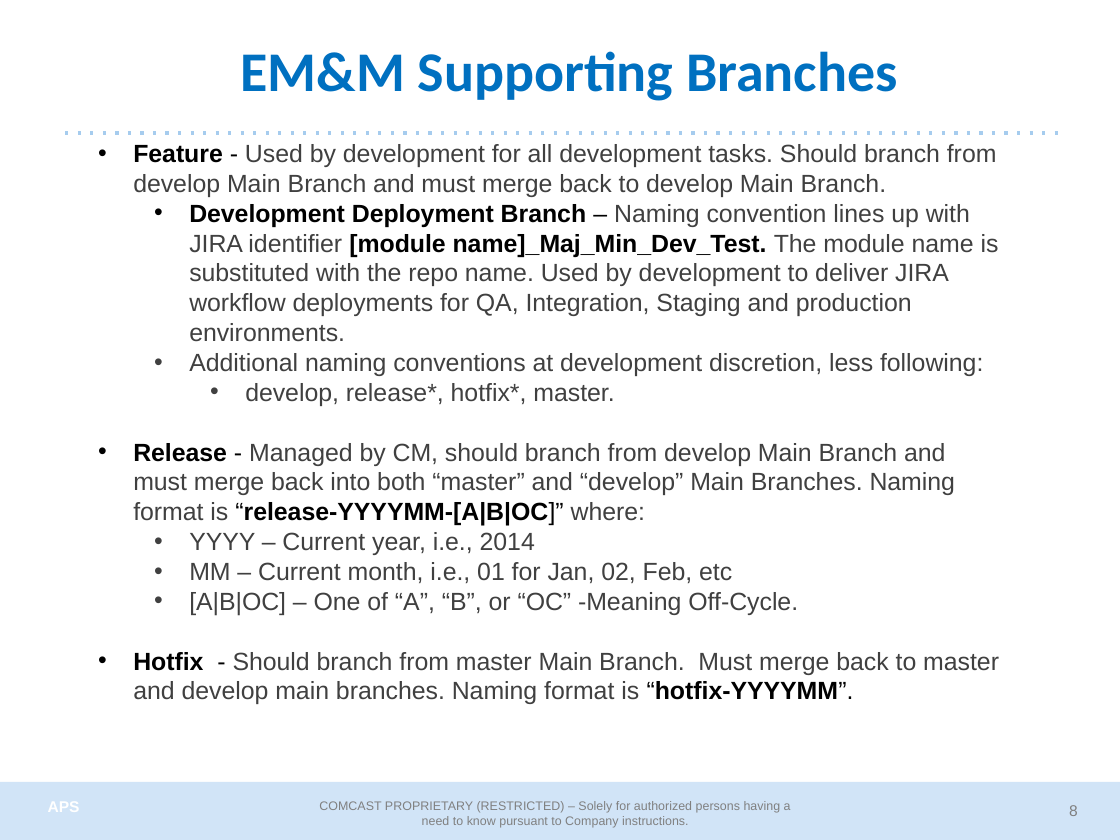
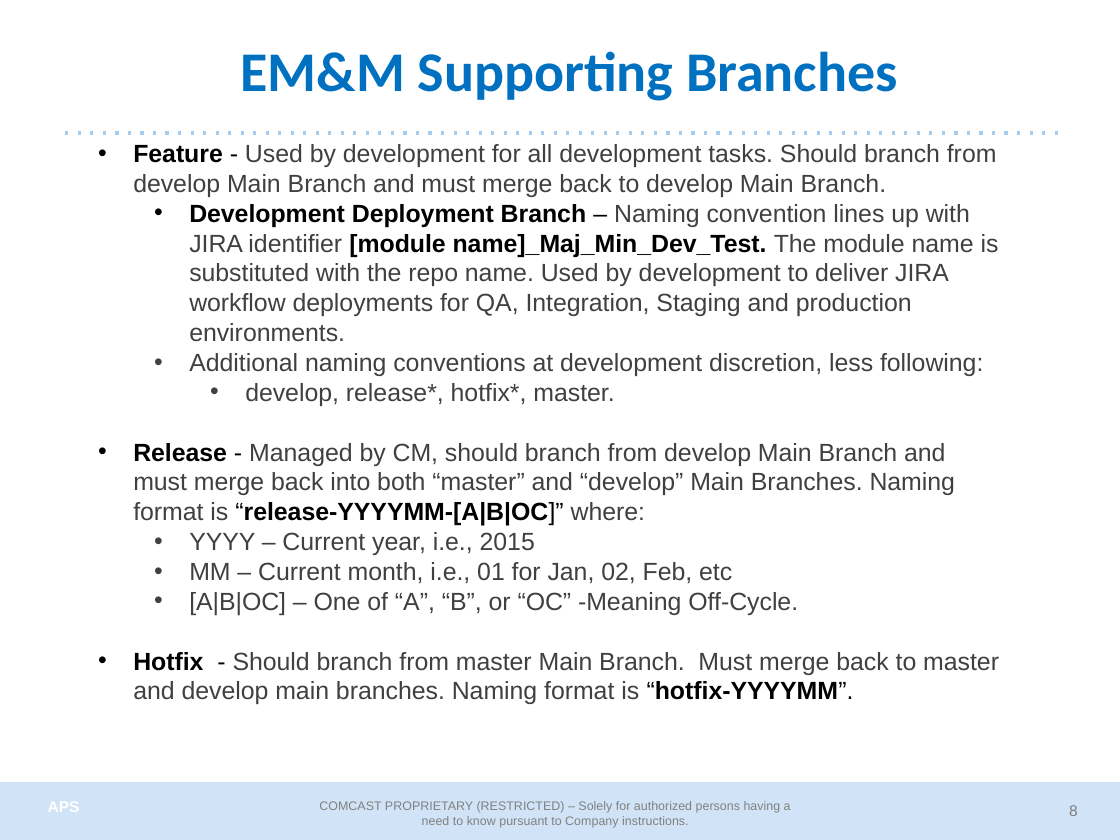
Before and after one commit to cmguy/General-GitSystem, a slide deck: slide 8 of doc/EMM_GitSystem.pptx. Drawn at 1120x840 pixels with LibreOffice and Linux fonts; fonts in the diff are those of the drawing; background and template pictures are left out. Boxes give left, top, right and bottom in pixels: in the first picture for what was removed or moved away, otherwise in the second. Text is boxed around its words. In the diff, an @@ line names an element or a change of style, - is before the commit and + after.

```diff
--- a/doc/EMM_GitSystem.pptx
+++ b/doc/EMM_GitSystem.pptx
@@ text at (189,532,535,555): text changed @@
-  • YYYY – Current year, i.e., 2014
+  • YYYY – Current year, i.e., 2015
```
Also in this commit, not shown: 4 other slides changed, 3 slides added, 4 slides removed, 23 other files.
